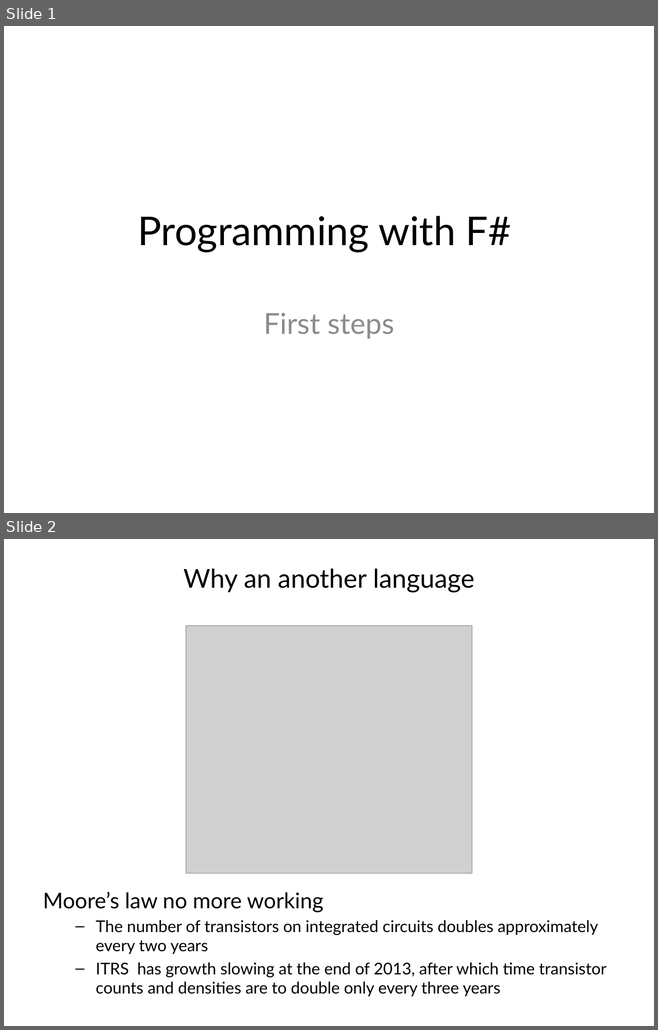
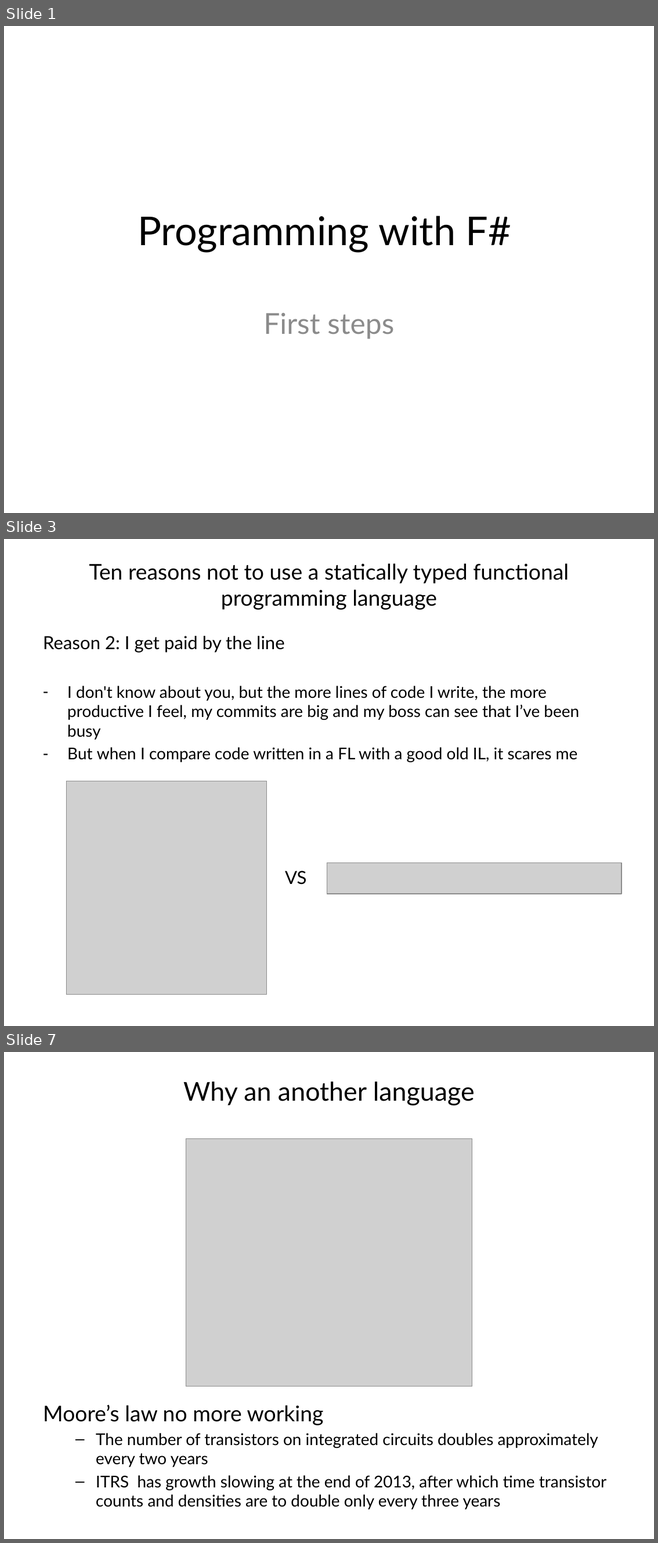
Before and after one commit to vba/presentations, a slide deck: fsharp/part1/presentation.pptx. Shown one above the other, each under a label of ours: slides 1 and 2 before the commit, slides 1, 3 and 7 after it; the slides between them are not shown. The pictures are 658x1030 and 658x1543 pixels, drawn with LibreOffice and Linux fonts; fonts in the diff are those of the drawing; grey boxes stand for pictures. Boxes give left, top, right and bottom in pixels: in the first picture for what was removed or moved away, otherwise in the second. Text is boxed around its words. In the diff, an @@ line names an element or a change of style, - is before the commit and + after.

Commit message:
[fsharp] Starto to add ten reasons to the pptx

```diff
--- a/fsharp/part1/presentation.pptx
+++ b/fsharp/part1/presentation.pptx
@@ slide 3 added at [4, 539, 654, 1026], background #FFFFFF @@
@@ title added at [89, 563, 568, 610], 24 pt, text #000000 @@
+Ten reasons not to use a statically typed functional programming language
@@ text added at [43, 636, 579, 762], 18 pt, text #000000 @@
+Reason 2: I get paid by the line
+– I don't know about you, but the more lines of code I write, the more productive I feel, my commits are big and my boss can see that I’ve been busy
+– But when I compare code written in a FL with a good old IL, it scares me
@@ picture added at [67, 781, 266, 995] @@
@@ picture added at [327, 863, 621, 895] @@
@@ text added at [285, 871, 306, 885], 20 pt, text #000000 @@
+VS
@@ what was slide 2 is now slide 7 @@
```
Also in this commit, not shown: 2 slides changed, 5 other slides added, 1 slide removed, 1 other file.
